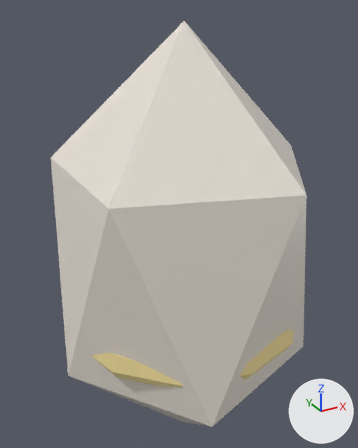
Before and after pictures for a commit that changed the glTF model godot/assets/meshes/med/flight/egg_large.glb.
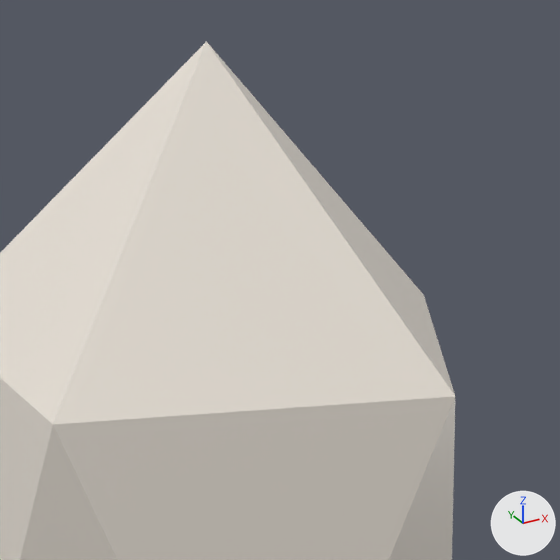
Old and new are each drawn whole from a camera (50 mm lens) standing at (-0.854, -1.518, 1.683) and looking at (0.01, 0.053, 0.897) and again close up on the part from 23% to 100% of the width and 0% to 62% of the height. Arrows for +X, +Y and +Z are at lower right; the lights stay in place. The last two pictures show the newer version. Vertices at exactly the same position are counted once.

The older version as bpy lines, for what is in view:
```python
me_icosphere = bpy.data.meshes.new('Icosphere')
me_icosphere.from_pydata(...)  # 712 vertices, 1175 faces; spans x -0.5..0.5, y -0.48..0.48, z -0.86..0.86
# faces by material slot: [47, 1128]
me_icosphere.materials.append(mat_material0)  # white #efe7dd
me_icosphere.materials.append(mat_material1)  # yellow #c4b37c
ob_eggshell = bpy.data.objects.new('EggShell', me_icosphere)
ob_eggshell.location = (0.0, 0.0, 0.78)
```
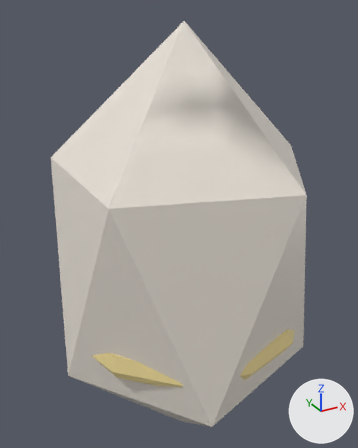
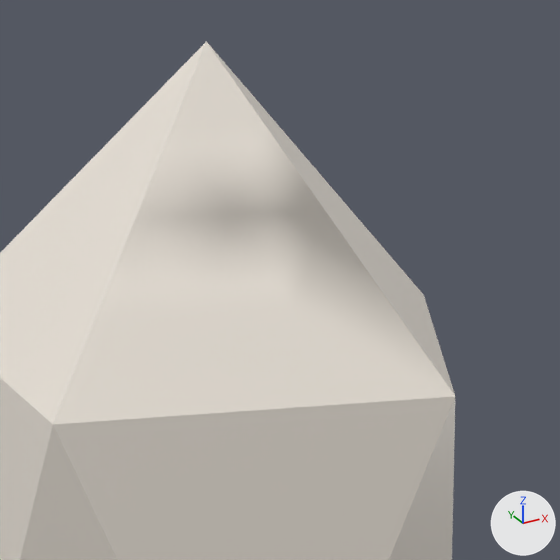
What the commit changed:
me_icosphere is used by ob_eggshell; location (0.0, 0.0, 0.78).
me_icosphere had 712 vertices, 1175 faces and spanned x -0.5..0.5, y -0.48..0.48, z -0.86..0.86.
me_icosphere now has 2255 vertices, 3941 faces and spans x -0.5..0.5, y -0.48..0.48, z -0.86..0.86.
me_icosphere part 1: 4 vertices added at x -0.1..0.04, y -0.31..-0.07, z 0.5..0.74.
Other edits to the shape of me_icosphere do not show in these pictures.

Pixel boxes [x1, y1, x2, y2] of what changed, in the close-ups (560 x 560 px):
part 1 of me_icosphere, added
    after: [135, 41, 455, 410]
